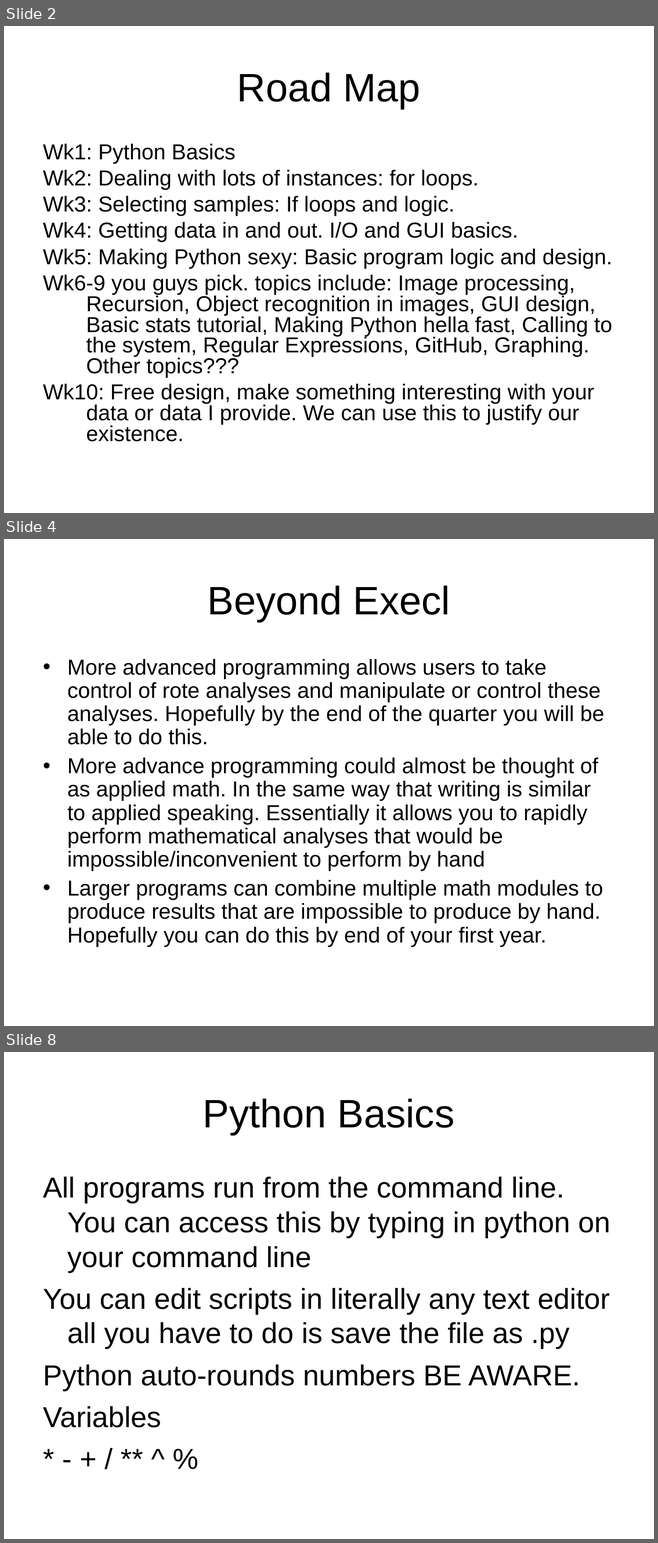
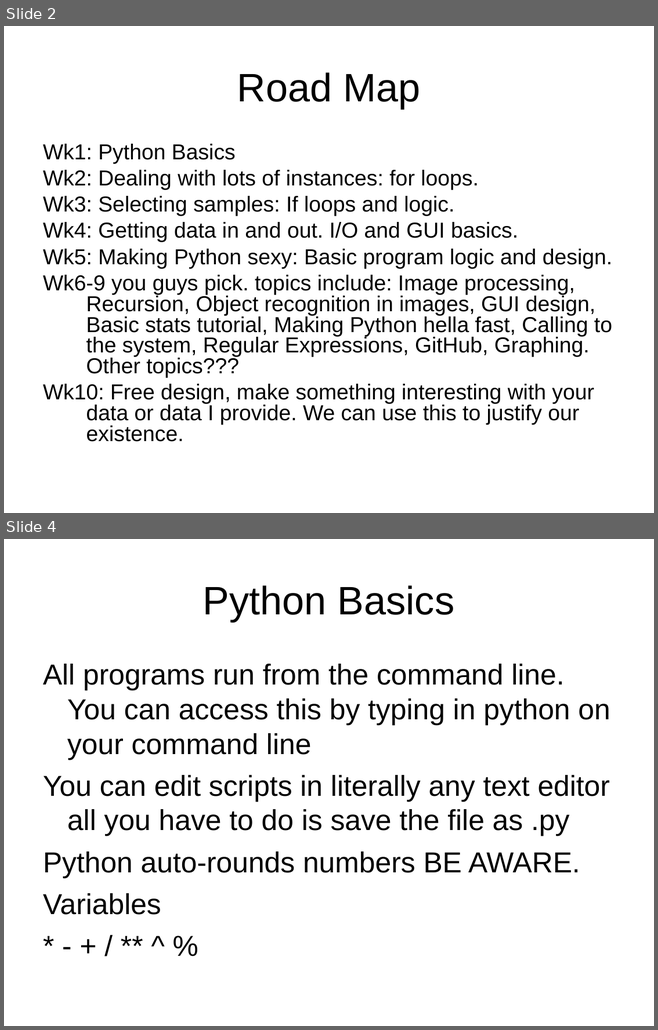
Before and after one commit to cdcox/PythonClassScripts, a slide deck: LectureForMeeting1.ppt. Shown one above the other, each under a label of ours: slides 2, 4 and 8 before the commit, slides 2 and 4 after it; the slides between them are not shown. The pictures are 658x1543 and 658x1030 pixels, drawn with LibreOffice and Linux fonts; fonts in the diff are those of the drawing. Boxes give left, top, right and bottom in pixels: in the first picture for what was removed or moved away, otherwise in the second. Text is boxed around its words. In the diff, an @@ line names an element or a change of style, - is before the commit and + after.

```diff
--- a/LectureForMeeting1.ppt
+++ b/LectureForMeeting1.ppt
@@ slide 4 removed at [4,539,654,1026], background #FFFFFF @@
@@ title removed at [208,585,450,622] @@
-Beyond Execl
@@ text removed at [67,659,604,947] @@
-• More advanced programming allows users to take control of rote analyses and manipulate or control these analyses. Hopefully by the end of the quarter you will be able to do this.
-• More advance programming could almost be thought of as applied math. In the same way that writing is similar to applied speaking. Essentially it allows you to rapidly perform mathematical analyses that would be impossible/inconvenient to perform by hand
-• Larger programs can combine multiple math modules to produce results that are impossible to produce by hand. Hopefully you can do this by end of your first year.
@@ what was slide 8 is now slide 4 @@
```
Also in this commit, not shown: 1 slide changed, 3 other slides removed, 1 other file.
